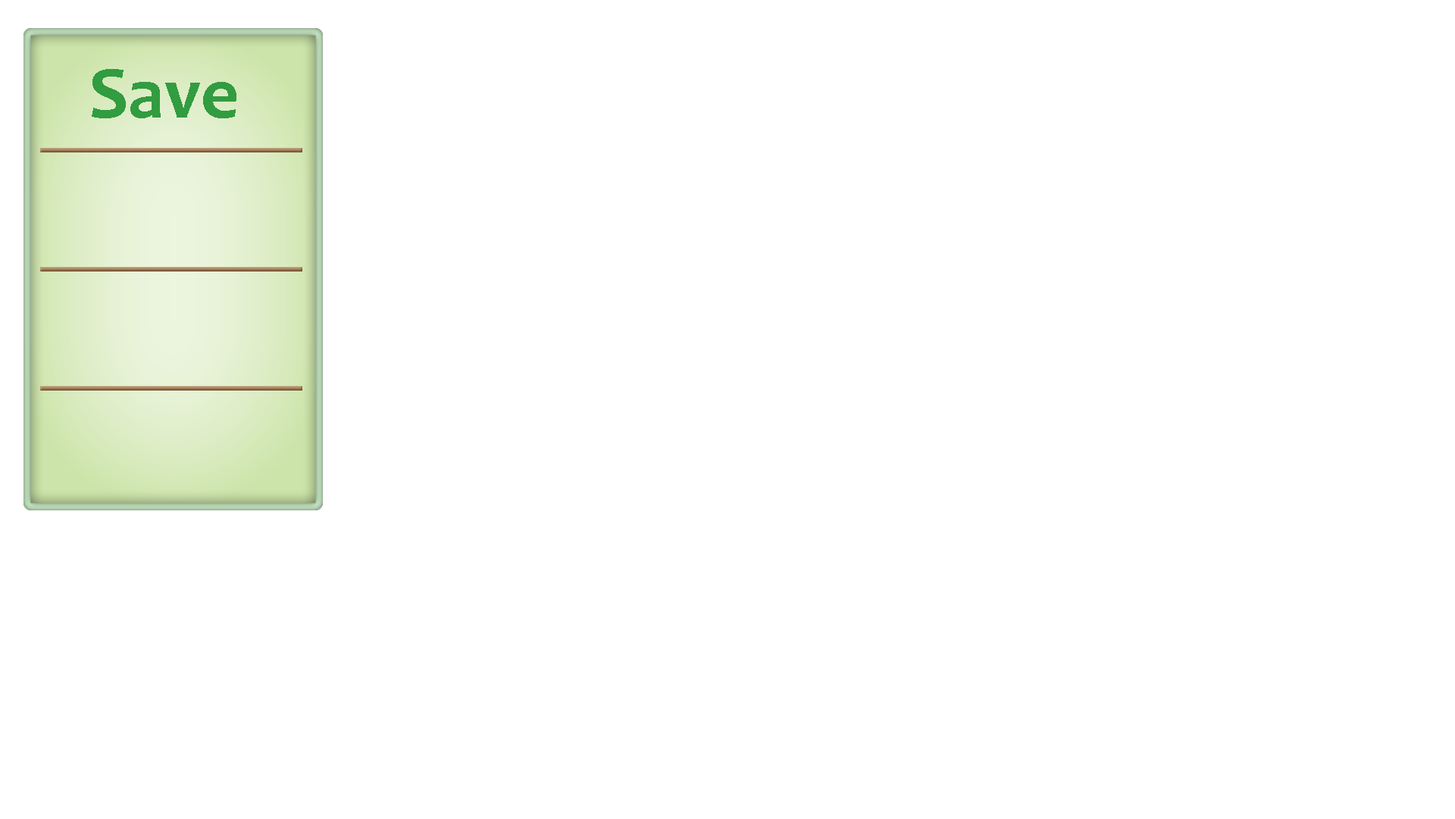
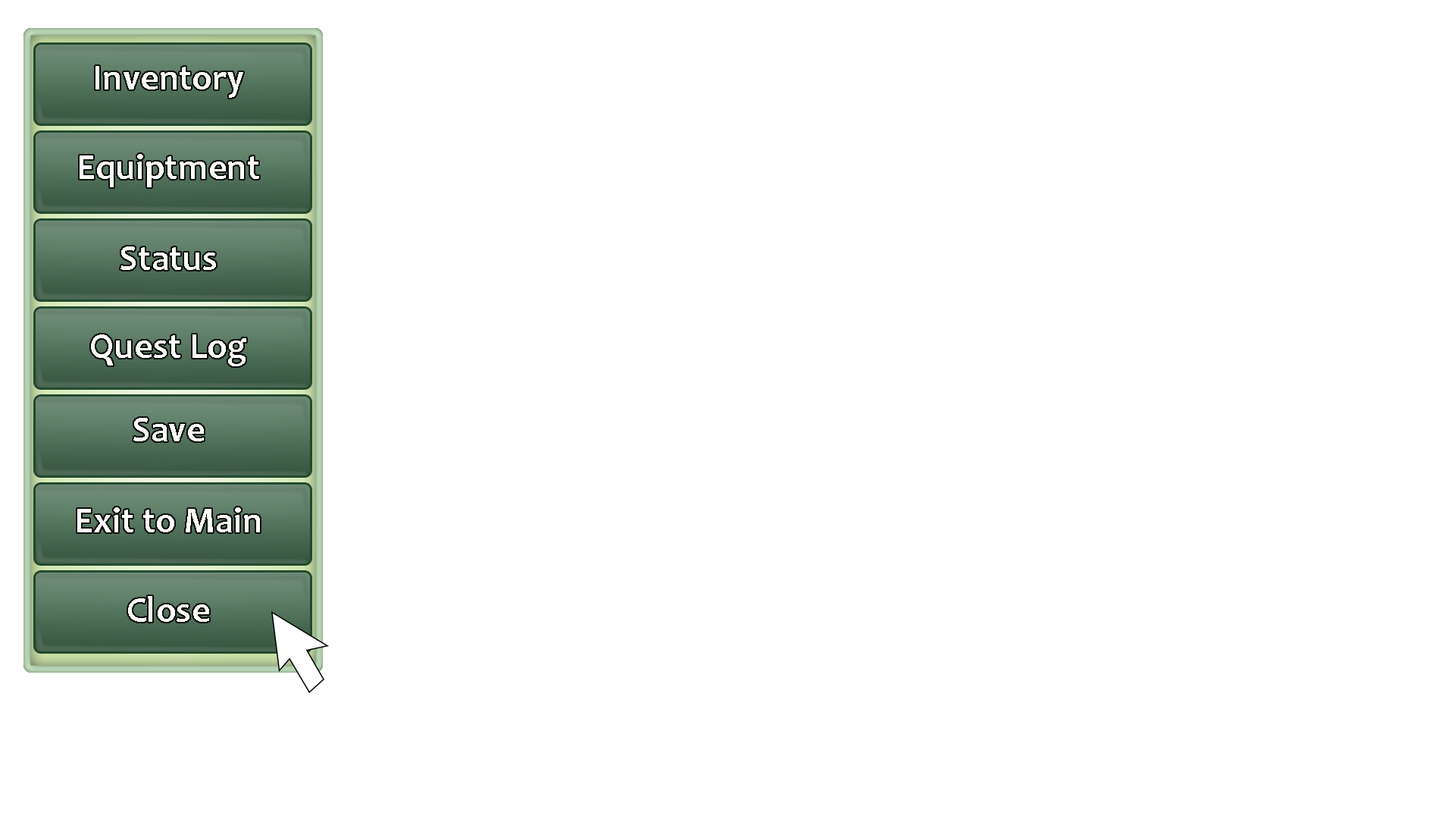
The second 1455 × 819 image is a revision of the first. Changes to its layers:
hid "dividers" over [40,147,303,391]
added group "button 7" (94%) with 7 layers above "button highlighted" over [33,570,313,654]
added layer "frame" (3rd of 11, in "button 7") in group "button 7" over [33,570,313,654]
added layer "highlight" (3rd of 10, in "button 7") (multiply, 58%) in group "button 7" over [33,570,313,654]
added layer "shadow" (3rd of 11, in "button 7") (multiply, 72%) in group "button 7" over [33,570,313,654]
added layer "Rounded Rectangle 1 copy" (3rd of 10, in "button 7") in group "button 7" over [33,570,313,654]
added group "button 6" (94%) with 7 layers above "button 5" over [33,482,313,566]
added layer "frame" (5th of 11, in "button 6") in group "button 6" over [33,482,313,566]
added layer "highlight" (5th of 10, in "button 6") (multiply, 58%) in group "button 6" over [33,482,313,566]
added layer "shadow" (5th of 11, in "button 6") (multiply, 72%) in group "button 6" over [33,482,313,566]
added layer "Rounded Rectangle 1 copy" (5th of 10, in "button 6") in group "button 6" over [33,482,313,566]
added group "button 5" (94%) with 7 layers above "button 4" over [33,394,313,478]
moved "Save" into group "button 5", painted on it over [91,68,237,442]
added layer "frame" (6th of 11, in "button 5") in group "button 5" over [33,394,313,478]
added layer "highlight" (6th of 10, in "button 5") (multiply, 58%) in group "button 5" over [33,394,313,478]
added layer "shadow" (6th of 11, in "button 5") (multiply, 72%) in group "button 5" over [33,394,313,478]
added layer "Rounded Rectangle 1 copy" (6th of 10, in "button 5") in group "button 5" over [33,394,313,478]
added group "button 4" (94%) with 7 layers above "button 3" over [33,306,313,390]
painted on "frame" (11th of 11, in "Menu") over [23,42,323,673]
painted on "shadow" (11th of 11, in "Menu") over [23,502,323,673]
painted on "base" over [23,502,323,673]
…and 40 more changes (40 added)
